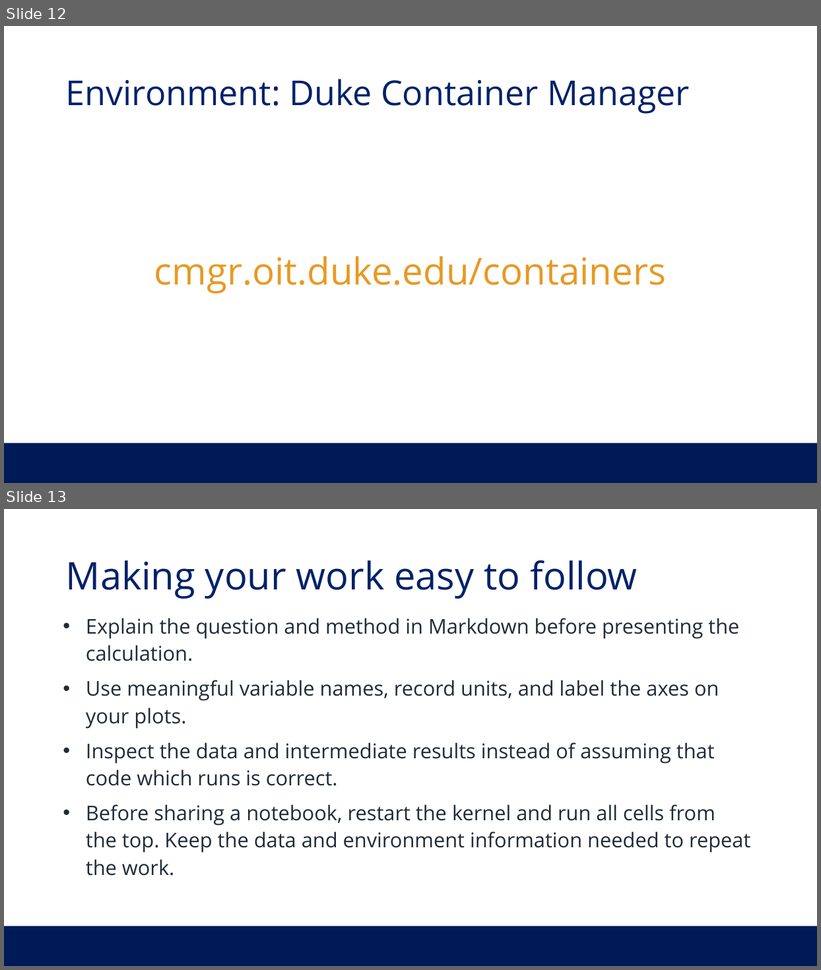
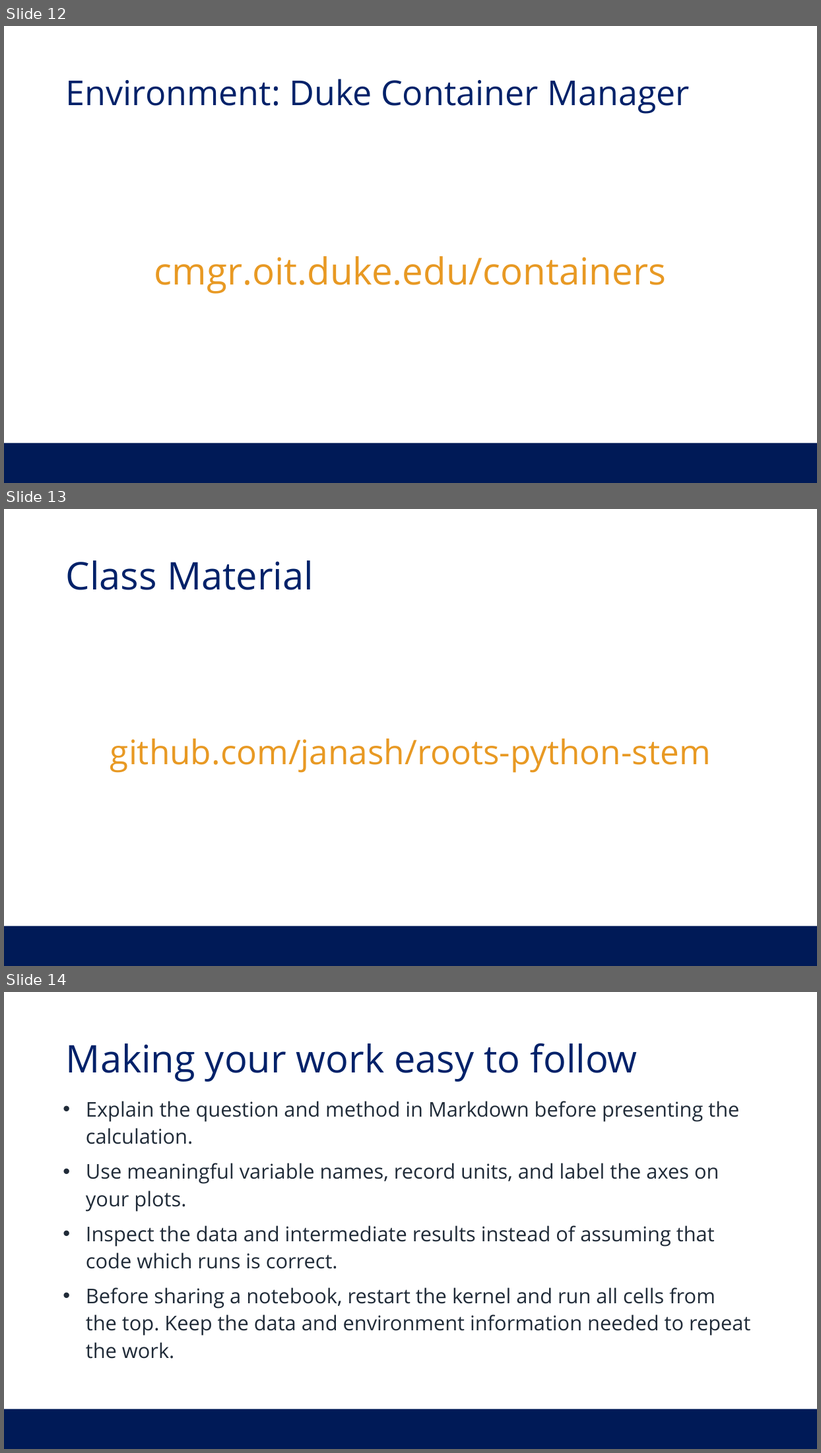
Before and after one commit to janash/roots-python-stem, a slide deck: presentations/python_for_stem_intro.pptx. Shown one above the other, each under a label of ours: slides 12 and 13 before the commit, slides 12, 13 and 14 after it. The pictures are 821x970 and 821x1453 pixels, drawn with LibreOffice and Linux fonts; fonts in the diff are those of the drawing; background and template pictures are left out. Boxes give left, top, right and bottom in pixels: in the first picture for what was removed or moved away, otherwise in the second. Text is boxed around its words. In the diff, an @@ line names an element or a change of style, - is before the commit and + after.

```diff
--- a/presentations/python_for_stem_intro.pptx
+++ b/presentations/python_for_stem_intro.pptx
@@ slide 13 added at box(4, 509, 817, 966), background #FFFFFF; not listed: 1 template element that a slide beside it also shows @@
@@ title added at box(66, 560, 314, 590), 45 pt, text #012169 @@
+Class Material
@@ text added at box(110, 739, 711, 773), 40 pt, text #E89923 @@
+github.com/janash/roots-python-stem
@@ what was slide 13 is now slide 14 @@
```
Also in this commit, not shown: 2 slides changed.
